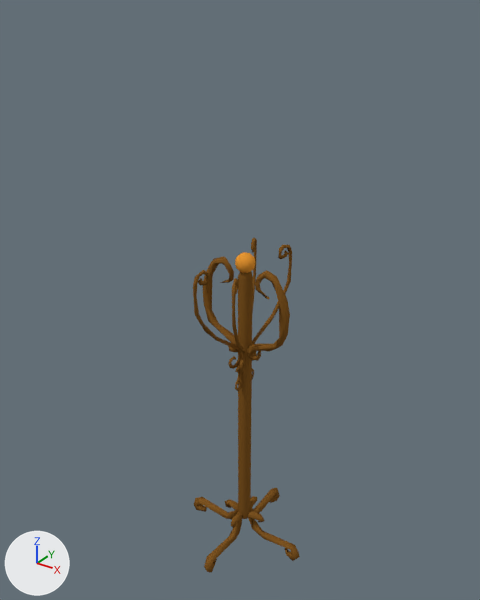
An edit to the Blender file models/CoatStand/CoatStand.blend, drawn before and after from the same camera.
Camera for both pictures: a camera (50 mm lens) standing at (5.96, -8.65, 10.79) and looking at (-0.21, 0.14, 5.44). The axes (+X, +Y, +Z) are drawn at lower left. The lights are the same throughout. Both versions are drawn at frame 0 of the action 'CameraAction'; the numbers are the values there.

Names of what the first picture shows: 'Cap', 'Feet', 'MainStand', 'MiddleSectionLower', 'MiddleSectionUpper', 'UpperSection'.
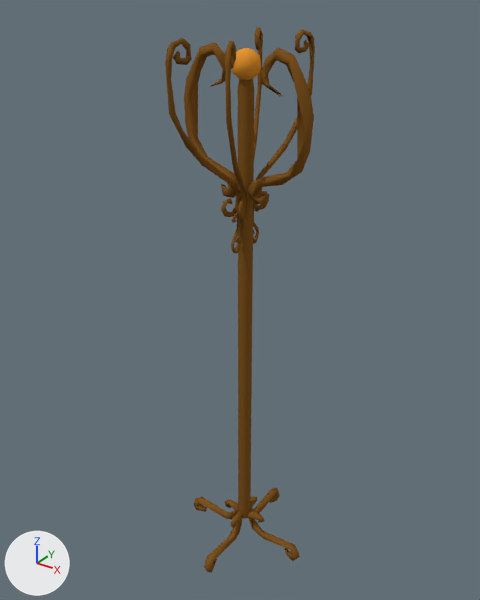
The change in detail:
me_mesh_002 has 296 vertices, 560 faces and spans x -10.1..10.1, y -15.4..15.4, z -14.5..15.1.
me_mesh_002 is used by ob_middlesectionupper; location (0.0, 0.0, 5.29); rotation (0.0, 0.0, -0.253), in degrees (0, 0, -14); scale (0.0721, 0.0721, 0.0721).
me_mesh_002 part 1: the whole mesh is moved by (0.0, 0.0, 91.0).
me_mesh has 136 vertices, 256 faces and spans x -6.93..6.52, y -0.65..0.65, z -5.77..6.0.
me_mesh is used by ob_middlesectionlower; location (0.0, 0.0, 4.03); rotation (-0.000666, -0.09, -1.514), in degrees (0, -5.2, -87); scale (0.0488, 0.0488, 0.0488).
me_mesh part 2: the whole mesh is moved by (9.76, -0.06, 108.26).
me_circle_001 has 130 vertices, 242 faces and spans x -5.72..5.27, y -0.58..0.58, z -5.98..5.98.
me_circle_001 is used by ob_uppersection; location (-0.01, -0.01, 5.3); rotation (0.0238, 1.571, 0.0), in degrees (1.4, 90, 0); scale (0.168, -0.172, 0.159).
me_circle_001 part 3: the whole mesh is moved by (-39.11, 0.06, -0.06).
me_icosphere has 42 vertices, 80 faces and spans x -0.95..0.95, y -1.0..1.0, z -1.0..1.0.
me_icosphere is used by ob_cap; location (0.0, 0.0, 6.27); scale (0.182, 0.182, 0.182).
me_icosphere part 4: the whole mesh is moved by (0.0, 0.0, 40.25).
Object 'MiddleSectionUpper' (ob_middlesectionupper) moves from (0.0, 0.0, 5.29) to (0.0, 0.0, 0.0).
Object 'MiddleSectionUpper' (ob_middlesectionupper) is rescaled from (0.0721, 0.0721, 0.0721) to (0.0936, 0.0936, 0.0936).
Object 'MiddleSectionLower' (ob_middlesectionlower) moves from (0.0, 0.0, 4.03) to (0.0, 0.0, 0.0).
Object 'MiddleSectionLower' (ob_middlesectionlower) is rescaled from (0.0488, 0.0488, 0.0488) to (0.0633, 0.0633, 0.0633).
Object 'UpperSection' (ob_uppersection) moves from (-0.01, -0.01, 5.3) to (0.0, 0.0, 0.0).
Object 'UpperSection' (ob_uppersection) is rescaled from (0.168, -0.172, 0.159) to (0.218, -0.223, 0.207).
Object 'Cap' (ob_cap) moves from (0.0, 0.0, 6.27) to (0.0, 0.0, 0.0).
Object 'Cap' (ob_cap) is rescaled from (0.182, 0.182, 0.182) to (0.236, 0.236, 0.236).
Object 'MainStand' (ob_mainstand) moves from (0.0, 0.0, 0.51) to (0.0, 0.0, 0.0).
Object 'MainStand' (ob_mainstand) is rescaled from (0.125, 0.125, 2.83) to (0.125, 0.125, 4.45).

Location of each change, (x1, y1, x2, y2) in pixels of the pictures (480 x 600 px):
'UpperSection', moved, rescaled (49% wider, 54% taller): before (203, 256, 290, 361); after (184, 42, 314, 204)
'MainStand', moved, rescaled (6% wider, 77% taller): before (238, 271, 253, 519); after (238, 79, 254, 518)
'MiddleSectionUpper', moved, rescaled (51% wider, 44% taller): before (193, 238, 292, 372); after (165, 27, 315, 220)
'Cap', moved, rescaled (43% wider, 50% taller): before (235, 252, 255, 273); after (232, 48, 261, 80)
'MiddleSectionLower', moved, rescaled: before (235, 366, 254, 391); after (231, 208, 259, 254)
